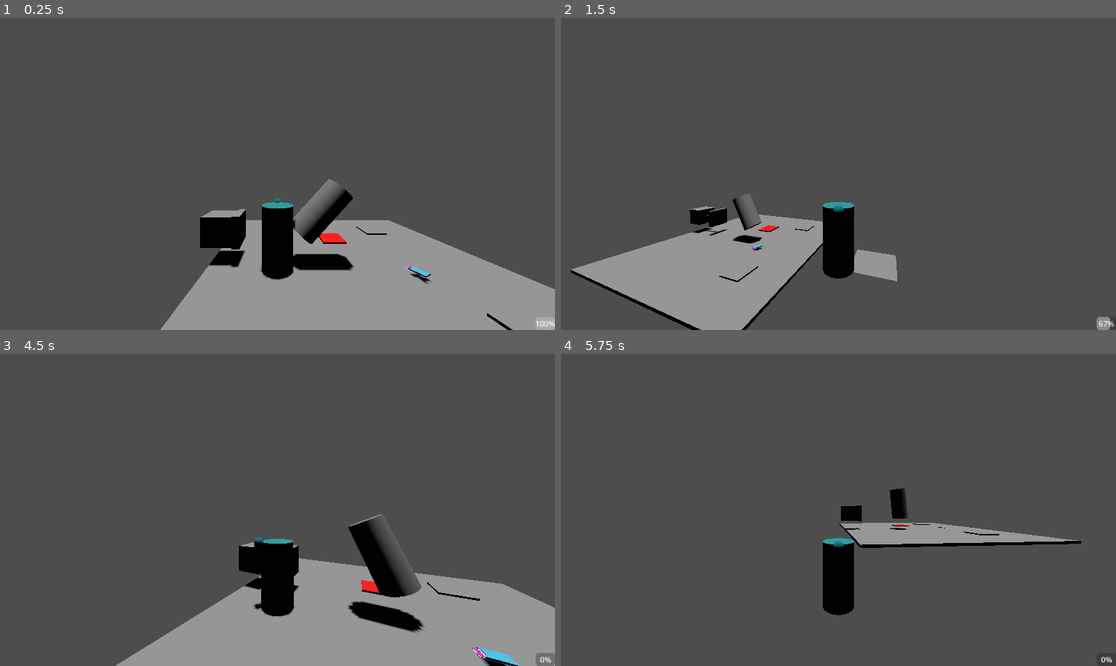
Above: before the commit, frames 1-4 (two rows, left to right).
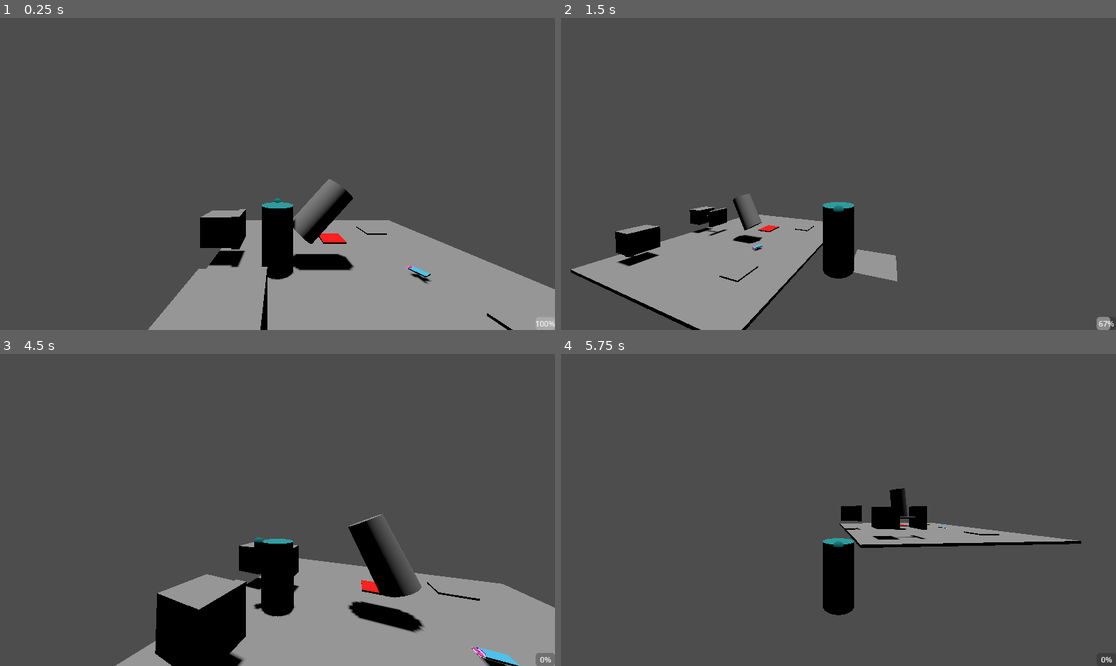
Above: after the commit, the same moments.

Repository: audreyssu/GGJ-2025-BubblegumPlatformer
Game: Godot game, scene res://scenes/world_root.tscn
The game is run twice, just before and just after one commit, with the same random seed, the same clock (stepped at 60 frames per second) and the same inputs.
Inputs (mouse positions are in pixels of both pictures, inside the frame that each line leads up to):
- Up to frame 1 (0.25 s): no input
- Up to frame 2 (1.5 s): move the mouse to (866, 174) at 0.52 s; hold D (p_right) 0.53-1.28 s; click (866, 174) at 0.6 s; tap Space (p_jump) at 0.77 s; move the mouse to (810, 174) at 1.27 s; hold S (p_backward) from 1.28 s (still down); tap W (p_foreward) at 1.35 s
- Up to frame 3 (4.5 s): tap Space (p_jump) at 1.52, 3.02, 3.77 s; move the mouse to (288, 503) at 2.02 s; release S (p_backward) at 2.03 s; hold D (p_right) 2.03-3.53 s; click (288, 503) at 2.1 s; move the mouse to (271, 516) at 2.77 s; tap W (p_foreward) at 2.85, 4.35 s; tap Enter at 3.5 s; move the mouse to (316, 513) at 3.52 s; hold A (p_left) from 3.53 s (still down); click (316, 513) at 3.6 s; tap R (reset) at 4.25 s; move the mouse to (233, 506) at 4.27 s
- Up to frame 4 (5.75 s): tap Space (p_jump) at 4.52 s; move the mouse to (844, 510) at 5.02 s; release A (p_left) at 5.03 s; hold S (p_backward) from 5.03 s (still down); click (844, 510) at 5.1 s

The runs differ from the first frame. In frame 1, 0.5% of the frame differs, in the area x 26-49%, y 79-100%; in frame 2, 0.8%; in frame 3, 4.2%, in the area x 27-45%, y 70-100%; in frame 4, 0.6%.

Commit message:
Variant piston that holds in place and moves rapidly

Diff:
--- /dev/null
+++ b/bubblegamejam/scenes/piston_hold.tscn
@@ -0,0 +1,127 @@
+[gd_scene load_steps=12 format=3 uid="uid://t0vugvsdqbq3"]
+
+[sub_resource type="BoxMesh" id="BoxMesh_8psbl"]
+
+[sub_resource type="BoxShape3D" id="BoxShape3D_jhc0r"]
+
+[sub_resource type="BoxMesh" id="BoxMesh_h3p8i"]
+
+[sub_resource type="BoxShape3D" id="BoxShape3D_sh23c"]
+size = Vector3(0.25, 1.05, 1.05)
+
+[sub_resource type="CylinderMesh" id="CylinderMesh_p86ps"]
+
+[sub_resource type="CylinderShape3D" id="CylinderShape3D_vvie1"]
+
+[sub_resource type="Curve3D" id="Curve3D_6f80a"]
+_data = {
+"points": PackedVector3Array(0, 0, 0, 0, 0, 0, -1.11402, 0.00031437, 0, 0, 0, 0, 0, 0, 0, -0.000530958, -1.70469e-05, 0.000771068),
+"tilts": PackedFloat32Array(0, 0)
+}
+point_count = 2
+
+[sub_resource type="Animation" id="Animation_wodde"]
+length = 0.001
+loop_mode = 1
+tracks/0/type = "value"
+tracks/0/imported = false
+tracks/0/enabled = true
+tracks/0/path = NodePath("..:progress_ratio")
+tracks/0/interp = 1
+tracks/0/loop_wrap = true
+tracks/0/keys = {
+"times": PackedFloat32Array(0),
+"transitions": PackedFloat32Array(1),
+"update": 0,
+"values": [0.0]
+}
+
+[sub_resource type="Animation" id="Animation_uqr3p"]
+resource_name = "pistonAnim"
+length = 3.0
+loop_mode = 1
+tracks/0/type = "value"
+tracks/0/imported = false
+tracks/0/enabled = true
+tracks/0/path = NodePath("..:progress_ratio")
+tracks/0/interp = 1
+tracks/0/loop_wrap = true
+tracks/0/keys = {
+"times": PackedFloat32Array(0, 1.5),
+"transitions": PackedFloat32Array(1, 1),
+"update": 0,
+"values": [0.0, 1.0]
+}
+
+[sub_resource type="Animation" id="Animation_3413n"]
+resource_name = "pistonHoldAnim"
+length = 3.0
+loop_mode = 1
+tracks/0/type = "value"
+tracks/0/imported = false
+tracks/0/enabled = true
+tracks/0/path = NodePath("..:progress_ratio")
+tracks/0/interp = 1
+tracks/0/loop_wrap = true
+tracks/0/keys = {
+"times": PackedFloat32Array(0, 1.5),
+"transitions": PackedFloat32Array(0, 0),
+"update": 0,
+"values": [0.0, 1.0]
+}
+
+[sub_resource type="AnimationLibrary" id="AnimationLibrary_w6224"]
+_data = {
+"RESET": SubResource("Animation_wodde"),
+"pistonAnim": SubResource("Animation_uqr3p"),
+"pistonHoldAnim": SubResource("Animation_3413n")
+}
+
+[node name="piston" type="Node3D"]
+
+[node name="pistonBase" type="StaticBody3D" parent="."]
+transform = Transform3D(1, 0, 0, 0, 1, 0, 0, 0, 1, -1.59859, 0, 0)
+collision_layer = 2
+
+[node name="MeshInstance3D" type="MeshInstance3D" parent="pistonBase"]
+mesh = SubResource("BoxMesh_8psbl")
+
+[node name="CollisionShape3D" type="CollisionShape3D" parent="pistonBase"]
+shape = SubResource("BoxShape3D_jhc0r")
+
+[node name="pistonPusher" type="AnimatableBody3D" parent="."]
+transform = Transform3D(1, 0, 0, 0, 1, 0, 0, 0, 1, -1.11402, 0.00031437, 0)
+collision_layer = 2
+
+[node name="pusherMesh" type="MeshInstance3D" parent="pistonPusher"]
+transform = Transform3D(0.25, 0, 0, 0, 1.05, 0, 0, 0, 1.05, 0, 0, 0)
+mesh = SubResource("BoxMesh_h3p8i")
+
+[node name="pusherCollision" type="CollisionShape3D" parent="pistonPusher"]
+shape = SubResource("BoxShape3D_sh23c")
+
+[node name="leverMesh" type="MeshInstance3D" parent="pistonPusher"]
+transform = Transform3D(-4.37114e-09, -0.6, 0, 0.1, -2.62268e-08, 0, 0, 0, 0.1, -0.515153, 0, 0)
+mesh = SubResource("CylinderMesh_p86ps")
+skeleton = NodePath("")
+
+[node name="leverCollision" type="CollisionShape3D" parent="pistonPusher"]
+shape = SubResource("CylinderShape3D_vvie1")
+
+[node name="pistonPath" type="Path3D" parent="."]
+curve = SubResource("Curve3D_6f80a")
+
+[node name="pistonPathFollow" type="PathFollow3D" parent="pistonPath"]
+transform = Transform3D(-0.000692531, 0.000297587, -0.999827, 0, 0.999827, 0.000297587, 1, 2.06088e-07, -0.000692411, -1.11402, 0.00031437, 0)
+
+[node name="pistonTransform" type="RemoteTransform3D" parent="pistonPath/pistonPathFollow"]
+remote_path = NodePath("../../../pistonPusher")
+update_rotation = false
+update_scale = false
+
+[node name="pistonAnimPlayer" type="AnimationPlayer" parent="."]
+root_node = NodePath("../pistonPath/pistonPathFollow/pistonTransform")
+libraries = {
+"": SubResource("AnimationLibrary_w6224")
+}
+autoplay = "pistonHoldAnim"
--- a/bubblegamejam/scenes/world_root.tscn
+++ b/bubblegamejam/scenes/world_root.tscn
@@ -10,6 +10,7 @@
 [ext_resource type="PackedScene" uid="uid://o251yu4k7q1y" path="res://scenes/piston.tscn" id="8_mtc1a"]
 [ext_resource type="PackedScene" uid="uid://d172pyvl6rxwr" path="res://scenes/moving_platform.tscn" id="9_ws5sk"]
 [ext_resource type="PackedScene" uid="uid://bsmw61s6uuuui" path="res://scenes/pendulum.tscn" id="10_j7jao"]
+[ext_resource type="PackedScene" uid="uid://t0vugvsdqbq3" path="res://scenes/piston_hold.tscn" id="11_sur5j"]
 
 [node name="worldRoot" type="Node3D"]
 script = ExtResource("1_0qkg6")
@@ -47,6 +48,9 @@
 transform = Transform3D(1, 0, 0, 0, 1, 0, 0, 0, 1, 0, 1.79248, 0)
 moveSpeedScale = 12.98
 
+[node name="piston2" parent="." instance=ExtResource("11_sur5j")]
+transform = Transform3D(1, 0, 0, 0, 1, 0, 0, 0, 1, -1.6414, 1.01573, 3.31719)
+
 [connection signal="numBubblesChanged" from="player" to="Bubble_Counter" method="_on_player_num_bubbles_changed"]
 
 [editable path="checkpoint2"]
Not shown: 1 places in bubblegamejam/scenes/world_root.tscn that only renumber resources
